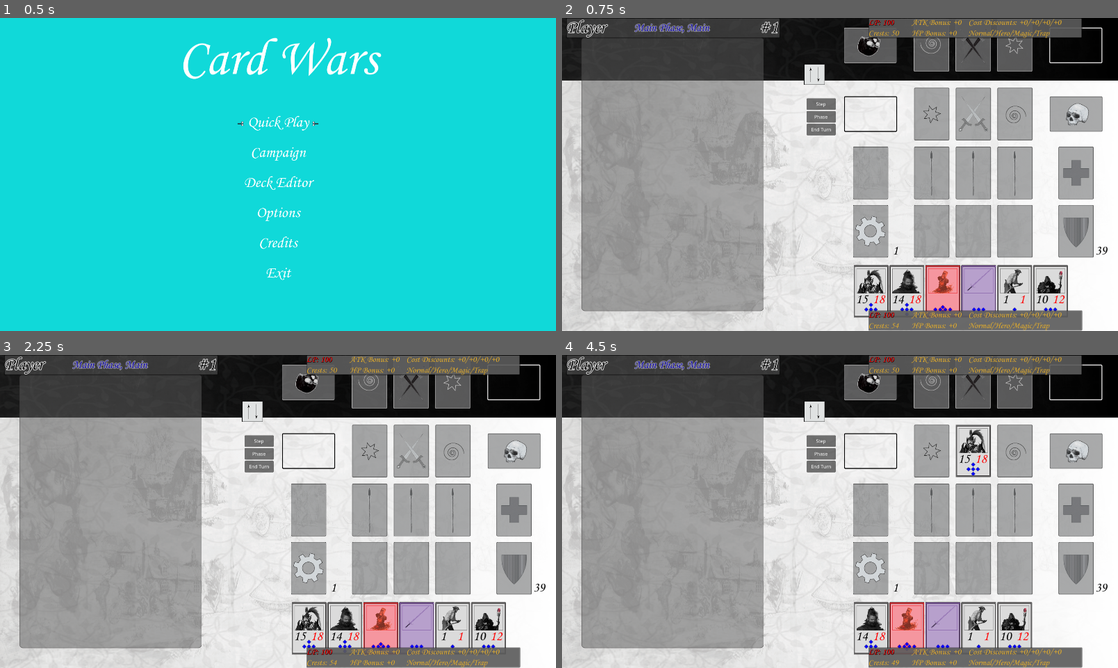
Above: before the commit, frames 1-4 (two rows, left to right).
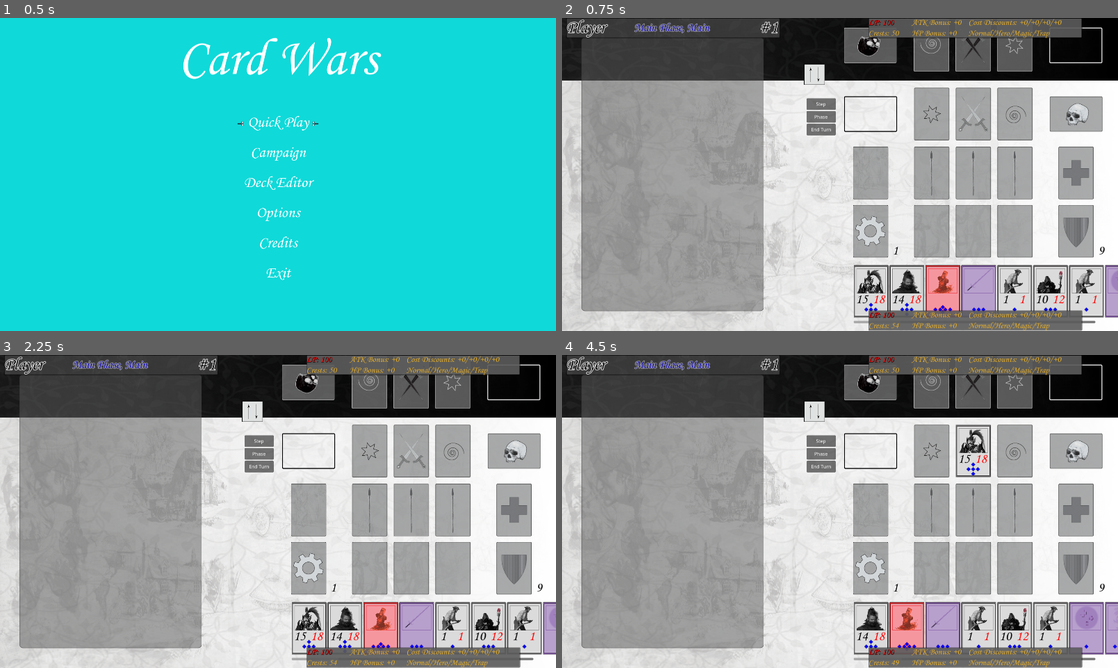
Above: after the commit, the same moments.

Repository: Prototype1364/Card-Wars
Game: Godot game, scene res://Scenes/MainScenes/SceneHandler.tscn
Same seed, same stepped clock (60 frames per second), same inputs: the game is played once before the commit and once after it.
Inputs (mouse positions are in pixels of both pictures, inside the frame that each line leads up to):
- Up to frame 1 (0.5 s): no input
- Up to frame 2 (0.75 s): click "Quick Play" at 0.5 s
- Up to frame 3 (2.25 s): click (366, 511) at 1.25 s; click (411, 511) at 2 s
- Up to frame 4 (4.5 s): click (1012, 511) at 2.75 s; click (873, 627) at 3.52 s; click (973, 452) at 4.25 s

Frame 1 is identical in both runs. In frame 2, 1.5% of the frame differs, in the area x 52-100%, y 72-98%; in frame 3, 1.5%; in frame 4, 2.4%.
Error after the commit: Parse Error: Identifier "card_current_owner" not declared in the current scope. (res://Singletons/Card_Effects.gd:130)

Commit message:
Clean up lingering questions and syntax from Resolve_Card_Effects() edits

Diff:
--- a/Scripts/Controllers/Battle_Controller.gd
+++ b/Scripts/Controllers/Battle_Controller.gd
@@ -12,11 +12,9 @@
 """--------------------------------- Pre-Filled Functions ---------------------------------"""
 func Resolve_Card_Effects(Base_Node = Node_CardSpots):
 	var Side = "W" if GameData.Current_Turn == "Player" else "B"
-	var Opposition = "B" if GameData.Current_Turn == "Player" else "W"
-	var Available_Zones = Base_Node.get_node("NonHands").get_children() + Base_Node.get_node(Side + "HandScroller/").get_children()
-	var Available_Opposite_Zones = Base_Node.get_node("NonHands").get_children() + Base_Node.get_node(Opposition + "HandScroller/").get_children()
+	var Side_Opp = "B" if GameData.Current_Turn == "Player" else "W"
+	var Available_Zones = Base_Node.get_node("NonHands").get_children() + Base_Node.get_node(Side + "HandScroller/").get_children() + Base_Node.get_node("NonHands").get_children() + Base_Node.get_node(Side_Opp + "HandScroller/").get_children()
 	var Zones_To_Check = []
-	var Zones_To_Check_Opposite = []
 	var AnchorText
 
 	# Populate Zones_To_Check Array
@@ -25,29 +23,14 @@
 			if ! Available_Zones[i].name in ["Deck", "Banished"]:
 				Zones_To_Check.append(Available_Zones[i])
 
-	# Populate Zones_To_Check_Opposite Array
-	for i in Available_Opposite_Zones.size():
-		if Available_Opposite_Zones[i].name.left(1) == Opposition or ! Available_Opposite_Zones[i].name in [Opposition + "Hand", "Backrow"]:
-			if ! Available_Opposite_Zones[i].name in ["Deck", "Banished"]:
-				Zones_To_Check_Opposite.append(Available_Opposite_Zones[i])
-
-	# Resolve Card Effects (Current Side)
+	# Resolve Card Effects
 	for zone in range(len(Zones_To_Check)): # Zone loop enables you to check all zones with just a single Item (card) loop.
 		for item in range(len(Zones_To_Check[zone].get_children())):
 			AnchorText = Zones_To_Check[zone].get_child(item).Anchor_Text
 			if AnchorText != null:
 				if Zones_To_Check[zone].get_child(item).Type != "Normal": # Eliminates the need to have blank funcs for Normal cards in Card_Effects Singleton to avoid crashing game
 					var Chosen_Card = Zones_To_Check[zone].get_child(item)
-					CardEffects.call(AnchorText, Chosen_Card, Side)
-
-	# Resolve Card Effects (Opposite Side)
-	for zone in range(len(Zones_To_Check_Opposite)): # Zone loop enables you to check all zones with just a single Item (card) loop.
-		for item in range(len(Zones_To_Check_Opposite[zone].get_children())):
-			AnchorText = Zones_To_Check_Opposite[zone].get_child(item).Anchor_Text
-			if AnchorText != null:
-				if Zones_To_Check_Opposite[zone].get_child(item).Type != "Normal": # Eliminates the need to have blank funcs for Normal cards in Card_Effects Singleton to avoid crashing game
-					var Chosen_Card = Zones_To_Check_Opposite[zone].get_child(item)
-					CardEffects.call(AnchorText, Chosen_Card, Opposition)
+					CardEffects.call(AnchorText, Chosen_Card)
 
 func Check_For_Victor_LP(player = GameData.Player, enemy = GameData.Enemy) -> bool:
 	if player.LP <= 0:
@@ -142,12 +125,11 @@
 
 func Activate_Summon_Effects(Chosen_Card):
 	var AnchorText = Chosen_Card.Anchor_Text
-	var Side = "W" if GameData.Current_Turn == "Player" else "B"
 
 	if Chosen_Card.Type == "Hero" or (Chosen_Card.Type == "Magic" and Chosen_Card.Is_Set == false and GameData.Muggle_Mode == false) or (Chosen_Card.Type == "Trap" and Chosen_Card.Attribute == "Equip" and Chosen_Card.Is_Set == false):
 		Chosen_Card.Effect_Active = true
 		GameData.Current_Card_Effect_Step = "Activation"
-		CardEffects.call(AnchorText, Chosen_Card, Side)
+		CardEffects.call(AnchorText, Chosen_Card)
 		# Resets Effect_Active status to ensure card doesn't activate from Graveyard
 		Chosen_Card.Effect_Active = false
 
--- a/Scripts/Managers/Battle_Manager.gd
+++ b/Scripts/Managers/Battle_Manager.gd
@@ -192,7 +192,7 @@
 
 	# Draw Opening Hands
 	GameData.Current_Step = "Draw"
-	Draw_Card(GameData.Current_Turn, 5)
+	Draw_Card(GameData.Current_Turn, 35)
 	GameData.Current_Turn = "Enemy" if GameData.Current_Turn == "Player" else "Player"
 	Draw_Card(GameData.Current_Turn, 5)
 	GameData.Current_Turn = "Enemy" if GameData.Current_Turn == "Player" else "Player"
--- a/Singletons/Card_Effects.gd
+++ b/Singletons/Card_Effects.gd
@@ -122,10 +122,10 @@
 
 
 """--------------------------------- Hero Effects ---------------------------------"""
-func Conqueror(card, card_current_owner):
-	pass
-
-func Juggernaut(card, card_current_owner): # NOTE: This is just a strictly better effect than the current implementation of TailorMade (since it repeats every turn instead of just on summon)
+func Conqueror(card):
+	pass
+
+func Juggernaut(card): # NOTE: This is just a strictly better effect than the current implementation of TailorMade (since it repeats every turn instead of just on summon)
 	var Side = "W" if GameData.Current_Turn == "Player" else "B"
 	if Side != card_current_owner:
 		return
@@ -134,7 +134,7 @@
 		card.ATK_Bonus += card.ATK_Bonus
 		card.Update_Data()
 
-func Invincibility(card, card_current_owner):
+func Invincibility(card):
 	var Side = "W" if GameData.Current_Turn == "Player" else "B"
 	if Side != card_current_owner:
 		return
@@ -144,7 +144,7 @@
 	else:
 		card.Invincible = false
 
-func Paralysis(card, card_current_owner):
+func Paralysis(card):
 	var Side = "W" if GameData.Current_Turn == "Player" else "B"
 	if Side != card_current_owner:
 		return
@@ -155,7 +155,7 @@
 		if Fighter_Opp != null:
 			Fighter_Opp.Paralysis = true
 
-func Poison(card, card_current_owner):
+func Poison(card):
 	var Side = "W" if GameData.Current_Turn == "Player" else "B"
 	if Side != card_current_owner:
 		return
@@ -167,7 +167,7 @@
 		GameData.Target.Health -= GameData.Target.Burn_Damage
 		GameData.Target.Update_Data()
 
-func Relentless(card, card_current_owner):
+func Relentless(card):
 	var Side = "W" if GameData.Current_Turn == "Player" else "B"
 	if Side != card_current_owner:
 		return
@@ -177,7 +177,7 @@
 	else:
 		card.Relentless = false
 
-func Barrage(card, card_current_owner):
+func Barrage(card):
 	var Side = "W" if GameData.Current_Turn == "Player" else "B"
 	if Side != card_current_owner:
 		return
@@ -187,7 +187,7 @@
 	else:
 		card.Multi_Strike = false
 
-func Retribution(card, card_current_owner):
+func Retribution(card):
 	var Side = "W" if GameData.Current_Turn == "Player" else "B"
 	if Side != card_current_owner:
 		return
@@ -199,7 +199,7 @@
 		Fighter_Opp.Health -= (card.Attack + card.ATK_Bonus + player.Field_ATK_Bonus)
 		Fighter_Opp.Update_Data()
 
-func Fury(card, card_current_owner):
+func Fury(card):
 	var Side = "W" if GameData.Current_Turn == "Player" else "B"
 	if Side != card_current_owner:
 		return
@@ -214,8 +214,9 @@
 		print(card.ATK_Bonus)
 		card.Update_Data()
 
-func Guardian(card, card_current_owner):
-	var Side = "W" if GameData.Current_Turn == "Player" else "B"
+func Guardian(card):
+	var Side = "W" if GameData.Current_Turn == "Player" else "B"
+
 	if Side != card_current_owner:
 		return
 
@@ -228,22 +229,22 @@
 		GameData.Target.Update_Data()
 		GameData.Attacker.Update_Data()
 
-func Absorption(card, card_current_owner):
-	pass
-
-func Expansion(card, card_current_owner):
-	pass
-
-func Spawn(card, card_current_owner):
-	pass
-
-func Reincarnation(card, card_current_owner):
-	pass
-
-func Reformation(card, card_current_owner):
-	pass
-
-func Detonate(card, card_current_owner):
+func Absorption(card):
+	pass
+
+func Expansion(card):
+	pass
+
+func Spawn(card):
+	pass
+
+func Reincarnation(card):
+	pass
+
+func Reformation(card):
+	pass
+
+func Detonate(card):
 	var Side = "W" if GameData.Current_Turn == "Player" else "B"
 	if Side != card_current_owner:
 		return
@@ -257,10 +258,10 @@
 	else:
 		GameData.Auto_Spring_Traps = false
 
-func Defiance(card, card_current_owner):
-	pass
-
-func For_Honor_And_Glory(card, card_current_owner):
+func Defiance(card):
+	pass
+
+func For_Honor_And_Glory(card):
 	var Side = "W" if GameData.Current_Turn == "Player" else "B"
 	if Side != card_current_owner:
 		return
@@ -286,22 +287,22 @@
 	else:
 		GameData.For_Honor_And_Glory = false
 
-func Humiliator(card, card_current_owner):
-	pass
-
-func Counter(card, card_current_owner):
-	pass
-
-func Perfect_Copy(card, card_current_owner):
-	pass
-
-func Mimic(card, card_current_owner):
-	pass
-
-func Taunt(card, card_current_owner):
-	pass
-
-func Disorient(card, card_current_owner):
+func Humiliator(card):
+	pass
+
+func Counter(card):
+	pass
+
+func Perfect_Copy(card):
+	pass
+
+func Mimic(card):
+	pass
+
+func Taunt(card):
+	pass
+
+func Disorient(card):
 	var Side = "W" if GameData.Current_Turn == "Player" else "B"
 	if Side != card_current_owner:
 		return
@@ -324,7 +325,7 @@
 			Fighter_Parent.add_child(Reinforcers_Opp[roll_result])
 			Reinforcer_Parent.add_child(Fighter_Opp)
 
-func Behind_Enemy_Lines(card, card_current_owner): # Name changed from Moonshot to be more descriptive of actual function.
+func Behind_Enemy_Lines(card): # Name changed from Moonshot to be more descriptive of actual function.
 	var Side = "W" if GameData.Current_Turn == "Player" else "B"
 	if Side != card_current_owner:
 		return
@@ -334,10 +335,10 @@
 	elif On_Field(card) == false:
 		card.Direct_Attack = false
 
-func Atrocity(card, card_current_owner):
-	pass
-
-func Earthbound(card, card_current_owner):
+func Atrocity(card):
+	pass
+
+func Earthbound(card):
 	var Side = "W" if GameData.Current_Turn == "Player" else "B"
 	if Side != card_current_owner:
 		return
@@ -347,7 +348,7 @@
 	else:
 		GameData.Muggle_Mode = false
 
-func Tailor_Made(card, card_current_owner): # Currently just doubles ATK_Bonus when summoned (instead of Equip-specific stat boosts, like Hephestus' effect did originally). Eric claims more thinking needs to be done on this effect due to lameness.
+func Tailor_Made(card): # Currently just doubles ATK_Bonus when summoned (instead of Equip-specific stat boosts, like Hephestus' effect did originally). Eric claims more thinking needs to be done on this effect due to lameness.
 	var Side = "W" if GameData.Current_Turn == "Player" else "B"
 	if Side != card_current_owner:
 		return
@@ -357,7 +358,7 @@
 		card.ATK_Bonus += card.ATK_Bonus
 		card.Update_Data()
 
-func Faithful(card, card_current_owner):
+func Faithful(card):
 	var Side = "W" if GameData.Current_Turn == "Player" else "B"
 	if Side != card_current_owner:
 		return
@@ -369,7 +370,7 @@
 	else:
 		card.Immortal = false
 
-func Inspiration(card, card_current_owner):
+func Inspiration(card):
 	pass
 
 
Not shown: 1 places in Scenes/MainScenes/Battle.tscn that only renumber resources
